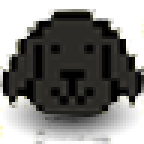
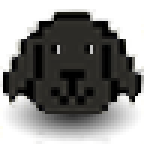
Before/after of a 144x144 layered artwork. What changed in the layer stack:
painted on "base" over [left=0, top=18, right=144, bottom=144]
removed layer "derecha" over [left=0, top=9, right=144, bottom=144]
removed layer "izquierda" over [left=0, top=9, right=144, bottom=144]
removed layer "arriba" over [left=0, top=9, right=144, bottom=144]
removed layer "abajo" over [left=0, top=9, right=144, bottom=144]
removed layer "kisspng-drop-shadow-omni-limousine-shadow-drop-5b4e354fef6351.25408549153185211…" over [left=0, top=84, right=144, bottom=144]
